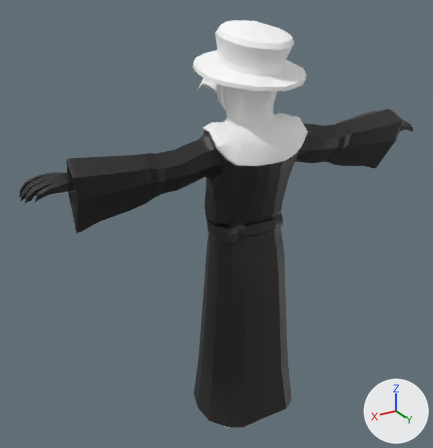
A saved change to the Blender file WITCHCULT/Assets/Polytope Studio/Lowpoly_Characters/Sources/Meshes/witch.blend.
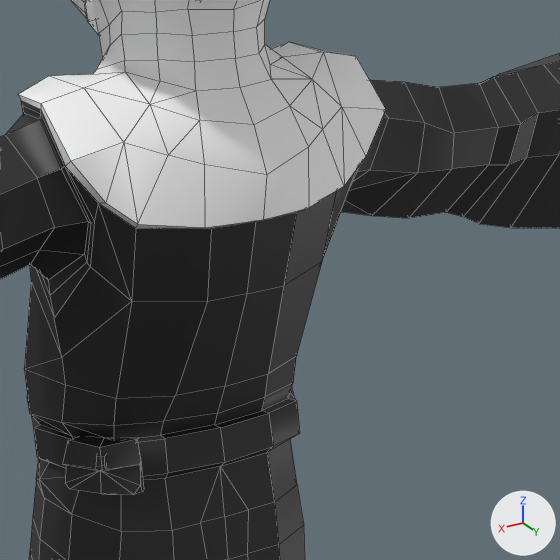
Old and new are each drawn whole from a camera (50 mm lens) standing at (1.331, 1.99, 2.039) and looking at (0.056, -0.136, 0.976) and again close up on the part from 46% to 83% of the width and 22% to 58% of the height. Every picture has the same lights, and +X, +Y and +Z are marked at lower right. The close-ups show mesh edges as thin lines.

The first close-up shows 'PT_Plague_Doctor'.
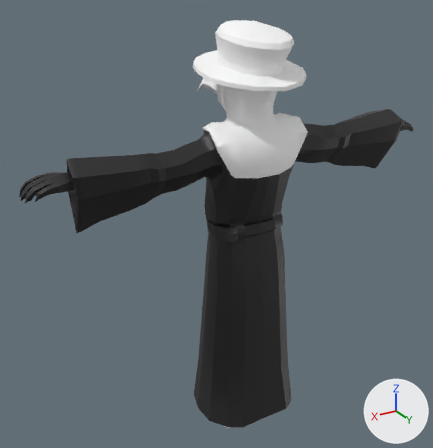
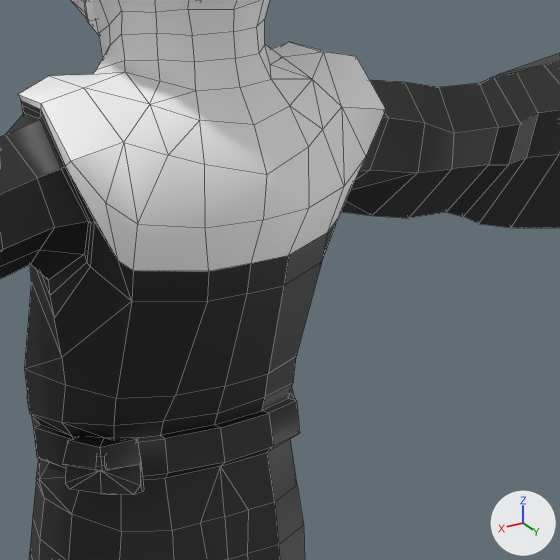
Pixel boxes (x1, y1, x2, y2) of what changed, in the close-ups (560 x 560 px; the box of a moved part takes in the faces that stretch with it):
'PT_Plague_Doctor', reshaped, shading changed
    both: (0, 0, 560, 560)
part 1 of me_mesh, moved or reshaped
    before: (66, 161, 360, 302)
    after: (66, 158, 365, 302)
part 2 of me_mesh, shading changed
    both: (0, 0, 560, 560)

The edits, one by one:
me_mesh has 1758 vertices, 1879 faces, 2 loose edges and spans x -92.0..92.0, y 0.0..185.0, z -25.0..41.0.
me_mesh is used by ob_pt_plague_doctor; location (0.0, 0.0, 0.0); rotation (1.571, 0.0, 0.0), in degrees (90, 0, 0); scale (0.01, 0.01, 0.01).
Before the commit, vertices of me_mesh: 284 (0.0, 133.0, -18.0) at pixel (256, 220), 502 (6.0, 133.0, -18.0) at pixel (211, 228), 503 (14.0, 134.0, -15.0) at pixel (135, 228), 981 (-6.0, 133.0, -18.0) at pixel (296, 212), 982 (-14.0, 134.0, -15.0) at pixel (336, 190).
Part 1, on me_mesh:
Vertices 284, 502, 503, 981, 982 of me_mesh move by (0.0, -5.0, 1.0).
Vertex 642 of me_mesh moves from (18.0, 137.0, -14.0) at pixel (98, 202) to (15.0, 130.0, -13.0) at pixel (118, 260).
Vertex 1098 of me_mesh moves from (-18.0, 137.0, -14.0) to (-15.0, 130.0, -13.0) at pixel (338, 217).
me_mesh part 2: edges marked sharp go from 2299 to 2286.
